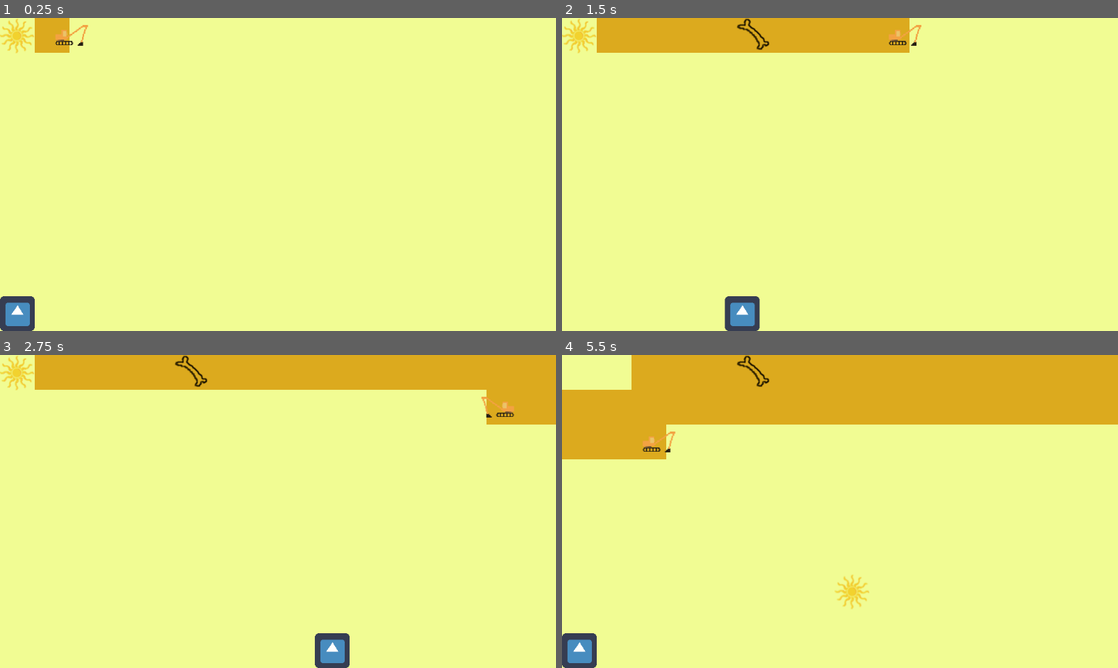
Above: before the commit, frames 1-4 (two rows, left to right).
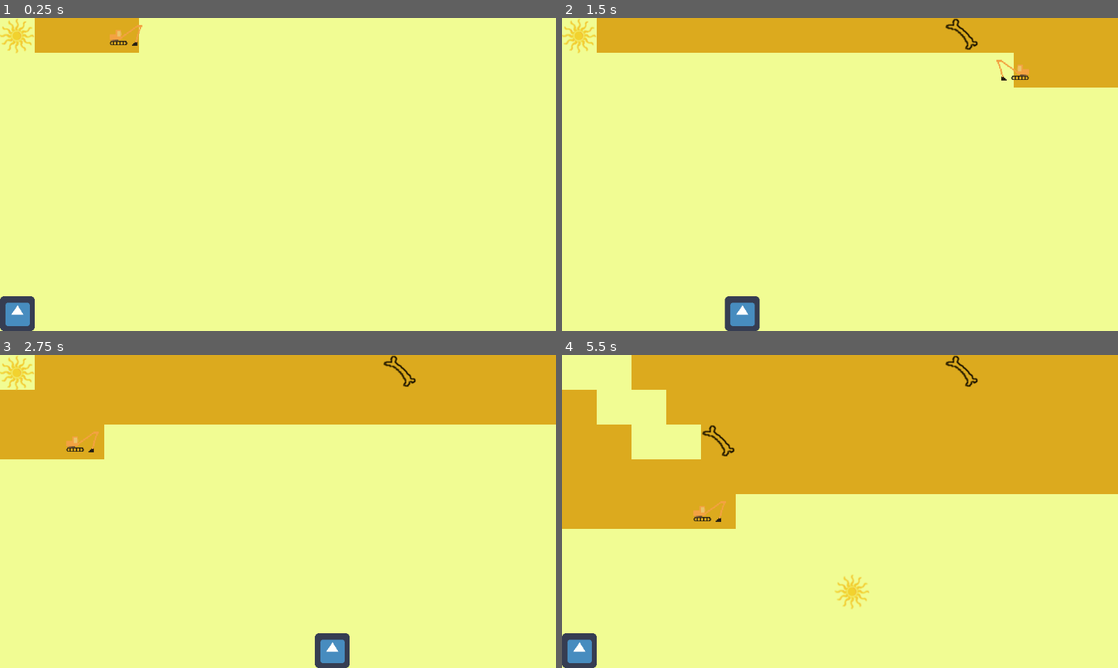
Above: after the commit, the same moments.

Repository: ImpeccableN/archeogame
Game: Godot game, scene res://Minigame1/Minigame1.tscn
The game is run twice, just before and just after one commit, with the same random seed, the same clock (stepped at 60 frames per second) and the same inputs. The project has no main scene, so this scene is started directly. The engine's default icon, where the game draws it, is replaced by a stand-in: a white triangle on a blue panel in a dark square.
Inputs:
- Up to frame 1 (0.25 s): no input
- Up to frame 2 (1.5 s): hold D (move_right) 0.53-1.28 s; hold S (move_down) from 1.28 s (still down)
- Up to frame 3 (2.75 s): release S (move_down) at 2.03 s; hold D (move_right) from 2.03 s (still down)
- Up to frame 4 (5.5 s): release D (move_right) at 2.78 s; hold W (move_up) 2.78-3.53 s; hold A (move_left) 3.53-5.03 s; hold S (move_down) from 5.03 s (still down)

The runs differ from the first frame. In frame 1, 1.5% of the frame differs, in the area x 9-26%, y 0-12%; in frame 2, 6.5%; in frame 3, 12%; in frame 4, 25%, in the area x 0-100%, y 0-56%.

Commit message:
Minigame1: added script so truck drives upwards at end of screen

Diff:
--- a/HeuneburgGame/Minigame1/Truck.gd
+++ b/HeuneburgGame/Minigame1/Truck.gd
@@ -1,9 +1,10 @@
 extends Area2D
 
-export var speed = 400.0
+export var speed = 800.0
 var straight = true
 var screen_size = Vector2.ZERO
 onready var sprite_node = get_node("Sprite")
+var screen_lowerend = false
 
 func _ready():
 	screen_size = get_viewport_rect().size
@@ -11,19 +12,28 @@
 func _process(delta):
 	var direction = Vector2.ZERO
 
-	if straight:
-		direction.x += 1
-		sprite_node.flip_h = true
+	if screen_lowerend:
+		direction = Vector2(0.0, -1.0)
 	else:
-		direction.x -= 1
-		sprite_node.flip_h = false
+		if straight:
+			direction.x += 1
+			sprite_node.flip_h = true
+		else:
+			direction.x -= 1
+			sprite_node.flip_h = false
 
-	position.x += direction.x * speed * delta
+	position += direction * speed * delta
 
-	if position.x > screen_size.x:
+	if screen_lowerend == false && position.x >= screen_size.x:
 		straight = not straight
 		position.y += 64
 
-	if position.x < 0:
+	if screen_lowerend == false && position.x <= 0:
 		straight = not straight
 		position.y += 64
+
+	if position.y >= screen_size.y:
+		screen_lowerend = true
+
+	if position.y <= 0:
+		screen_lowerend = false
